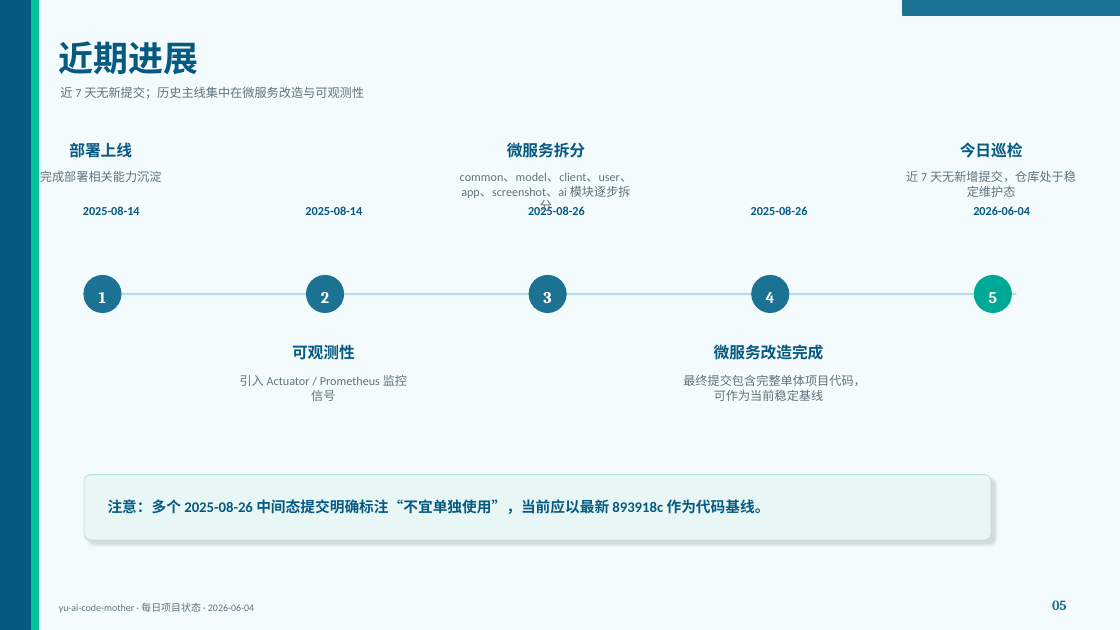
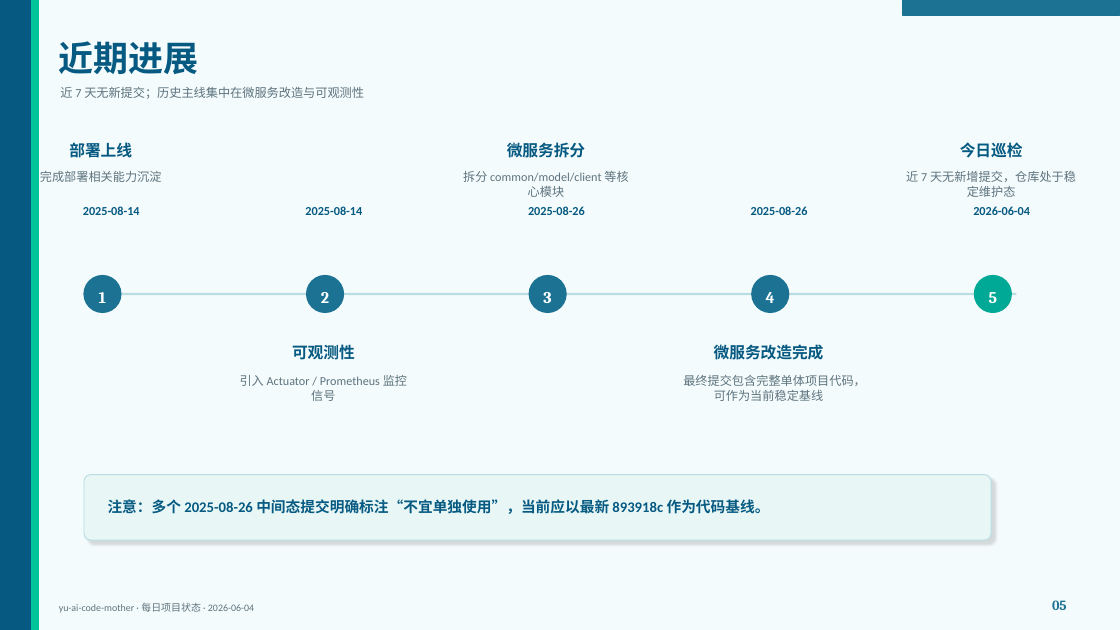
Before and after one commit to liyupi/yu-ai-code-mother, a slide deck: slide 5 of docs/reports/project-status-2026-06-04.pptx. Drawn at 1120x630 pixels with LibreOffice and Linux fonts; fonts in the diff are those of the drawing. Boxes give left, top, right and bottom in pixels: in the first picture for what was removed or moved away, otherwise in the second. Text is boxed around its words. In the diff, an @@ line names an element or a change of style, - is before the commit and + after.

```diff
--- a/docs/reports/project-status-2026-06-04.pptx
+++ b/docs/reports/project-status-2026-06-04.pptx
@@ text at <box>463,171,628,197</box>: text changed @@
-common、model、client、user、app、screenshot、ai 模块逐步拆分
+拆分 common/model/client 等核心模块
```
